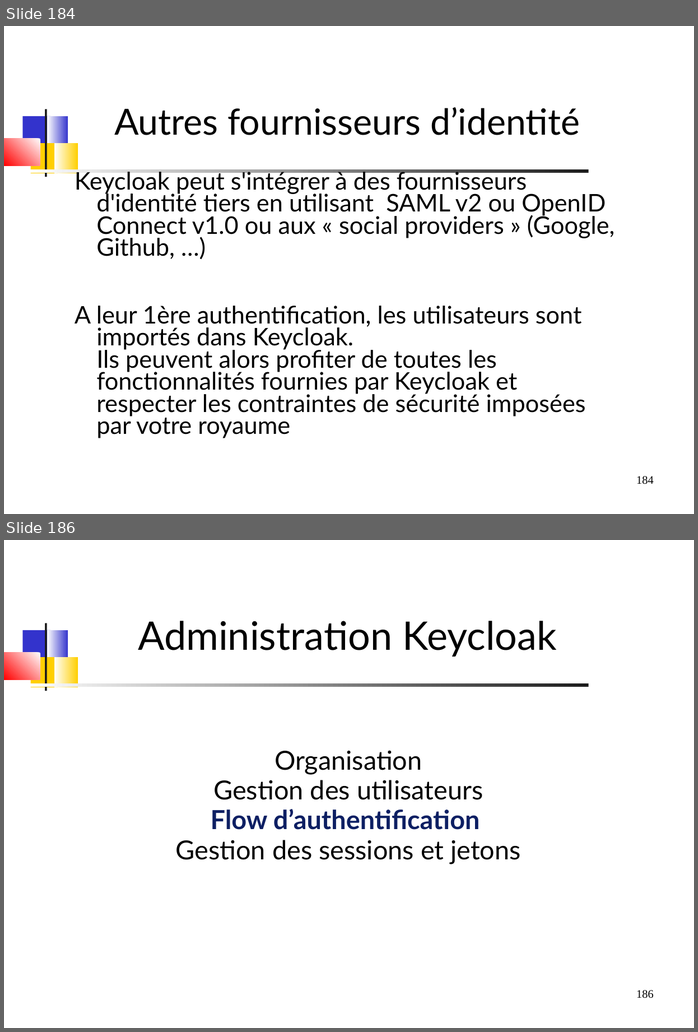
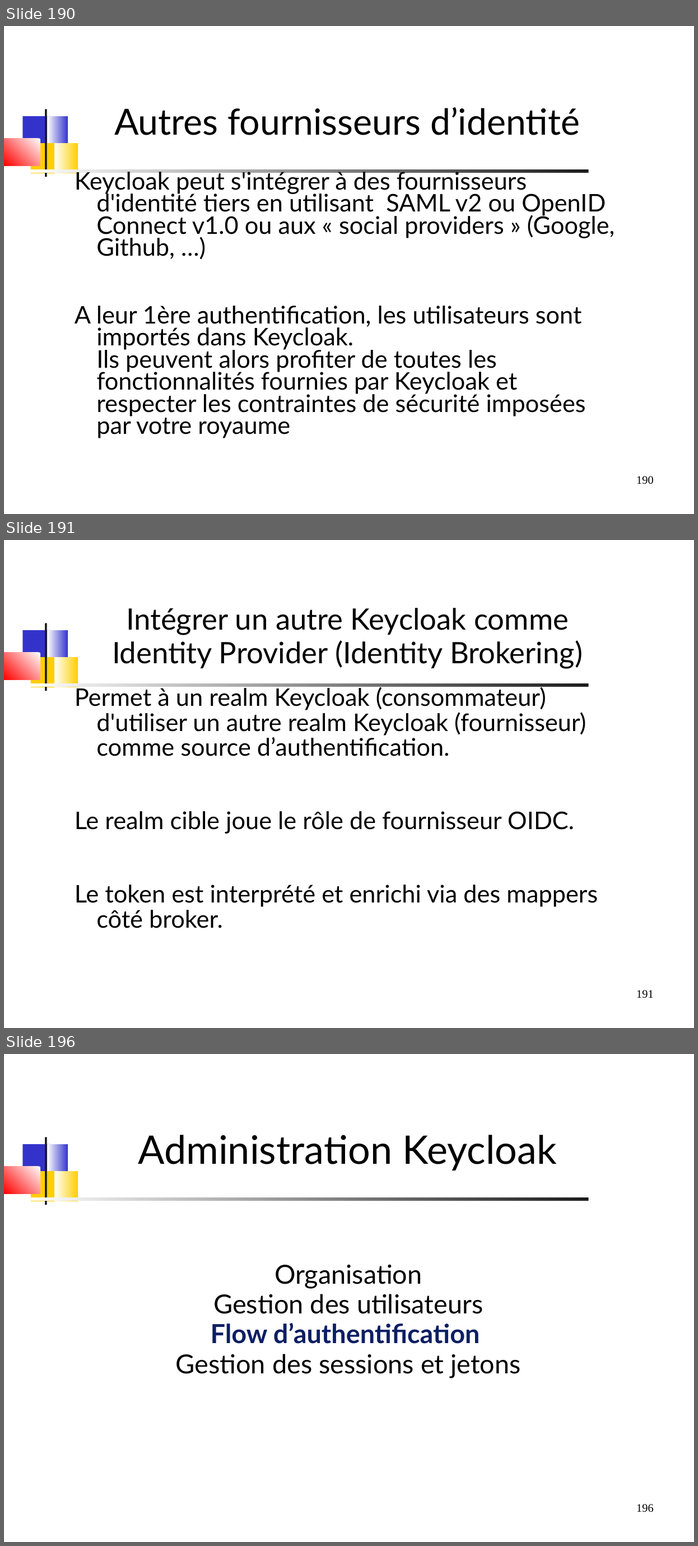
Before and after one commit to dthibau/keycloak, a slide deck: Keycloak.odp. Shown one above the other, each under a label of ours: slides 184 and 186 before the commit, slides 190, 191 and 196 after it; the slides between them are not shown. The pictures are 698x1032 and 698x1546 pixels, drawn with LibreOffice and Linux fonts; fonts in the diff are those of the drawing. Boxes give left, top, right and bottom in pixels: in the first picture for what was removed or moved away, otherwise in the second. Text is boxed around its words. In the diff, an @@ line names an element or a change of style, - is before the commit and + after.

```diff
--- a/Keycloak.odp
+++ b/Keycloak.odp
@@ slide 191 added at (4,540,694,1028), background #FFFFFF; not listed: 8 template elements that a slide beside it also shows @@
@@ title added at (112,608,582,669), 36 pt, text #000000 @@
+Intégrer un autre Keycloak comme Identity Provider (Identity Brokering)
@@ text added at (75,685,598,928), 29.6 pt, text #000000 @@
+Permet à un realm Keycloak (consommateur) d'utiliser un autre realm Keycloak (fournisseur) comme source d’authentification.
+Le realm cible joue le rôle de fournisseur OIDC.
+Le token est interprété et enrichi via des mappers côté broker.
@@ what was slide 184 is now slide 190 @@
@@ page number at (636,476,654,484): text changed @@
-184
+190
@@ what was slide 186 is now slide 196 @@
@@ page number at (636,1504,654,1512): text changed @@
-186
+196
```
Also in this commit, not shown: 5 slides changed, 9 other slides added, 16 other files.
